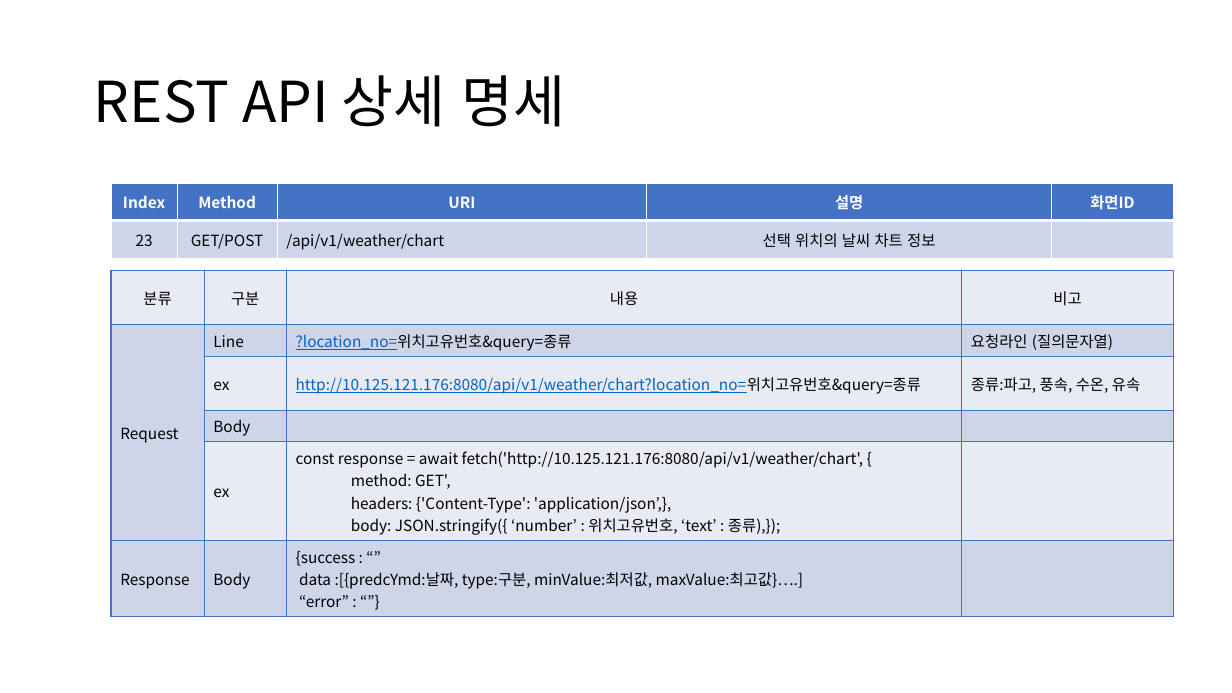
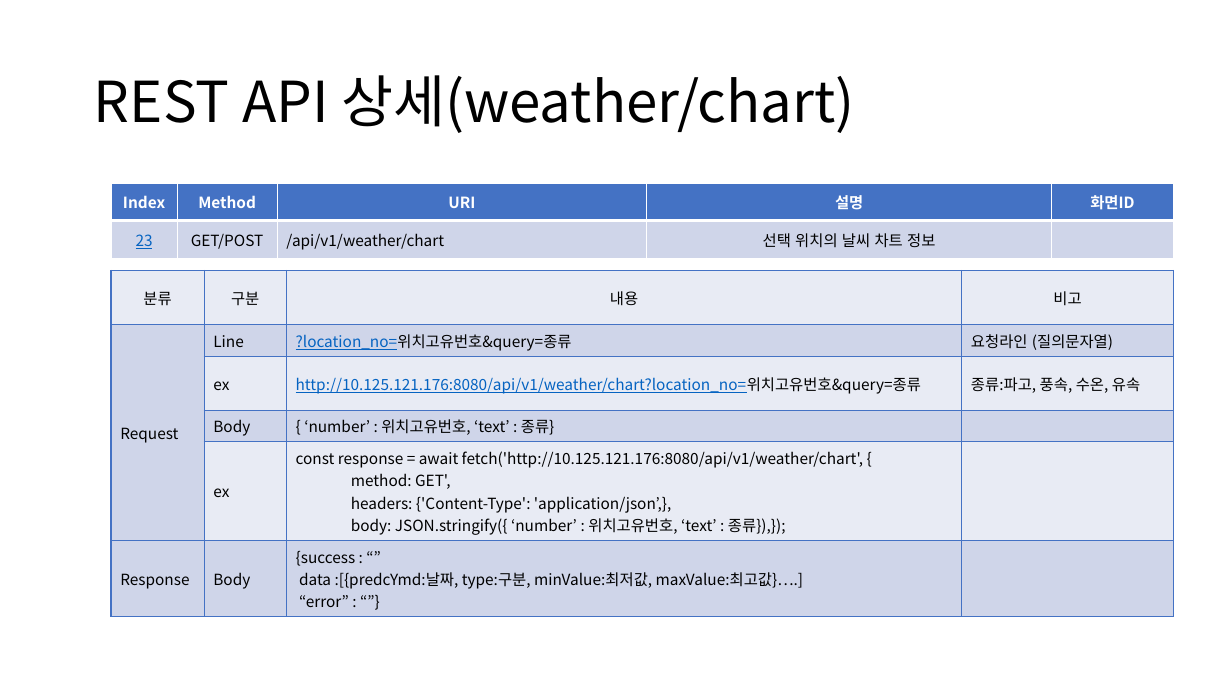
Before and after one commit to sujidaddy/workspace_miniproject, a slide deck: slide 46 of 미니프로젝트계획서제출용.pptx. Drawn at 1232x693 pixels with LibreOffice and Linux fonts; fonts in the diff are those of the drawing. Boxes give left, top, right and bottom in pixels: in the first picture for what was removed or moved away, otherwise in the second. Text is boxed around its words. In the diff, an @@ line names an element or a change of style, - is before the commit and + after.

```diff
--- a/미니프로젝트계획서제출용.pptx
+++ b/미니프로젝트계획서제출용.pptx
@@ title at (94, 75, 854, 133): text changed @@
-REST API 상세 명세
+REST API 상세(weather/chart)
@@ table at (111, 183, 1174, 258) @@
@@ text colour #000000 to #0563C1, underline on in "23" @@
@@ table at (111, 271, 1174, 611) @@
-row 4, column 3: 
+row 4, column 3: { ‘number’ : 위치고유번호, ‘text’ : 종류}
-row 5, column 3: const response = await fetch('http://10.125.121.176:8080/api/v1/weather/chart', { / method: GET', / headers: {'Content-Type': 'application/json’,}, / body: JSON.stringify({ ‘number’ : 위치고유번호, ‘text’ : 종류),});
+row 5, column 3: const response = await fetch('http://10.125.121.176:8080/api/v1/weather/chart', { / method: GET', / headers: {'Content-Type': 'application/json’,}, / body: JSON.stringify({ ‘number’ : 위치고유번호, ‘text’ : 종류}),});
```
Also in this commit, not shown: 25 other slides changed, 5 slides added, 11 other files.
